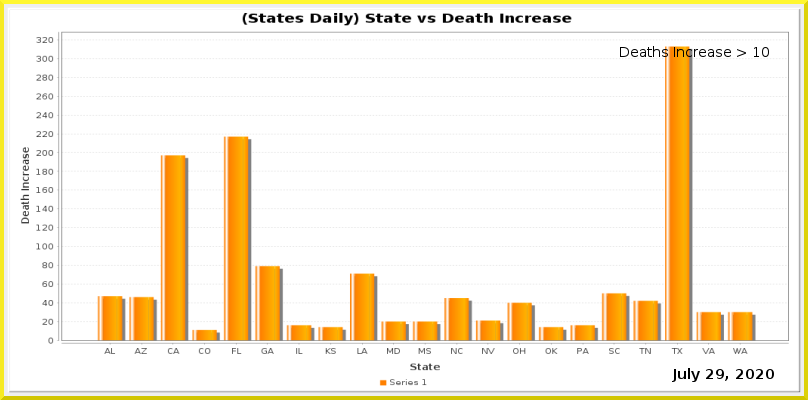
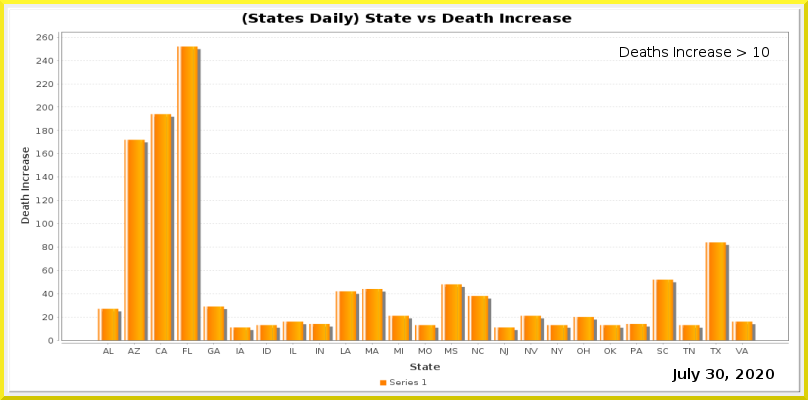
Layer changes from the first 808x400 image to the second:
painted on "Current Date" over (706, 369, 724, 379)
painted on "Date_vs_TestIncrease.png" over (36, 34, 789, 356)
